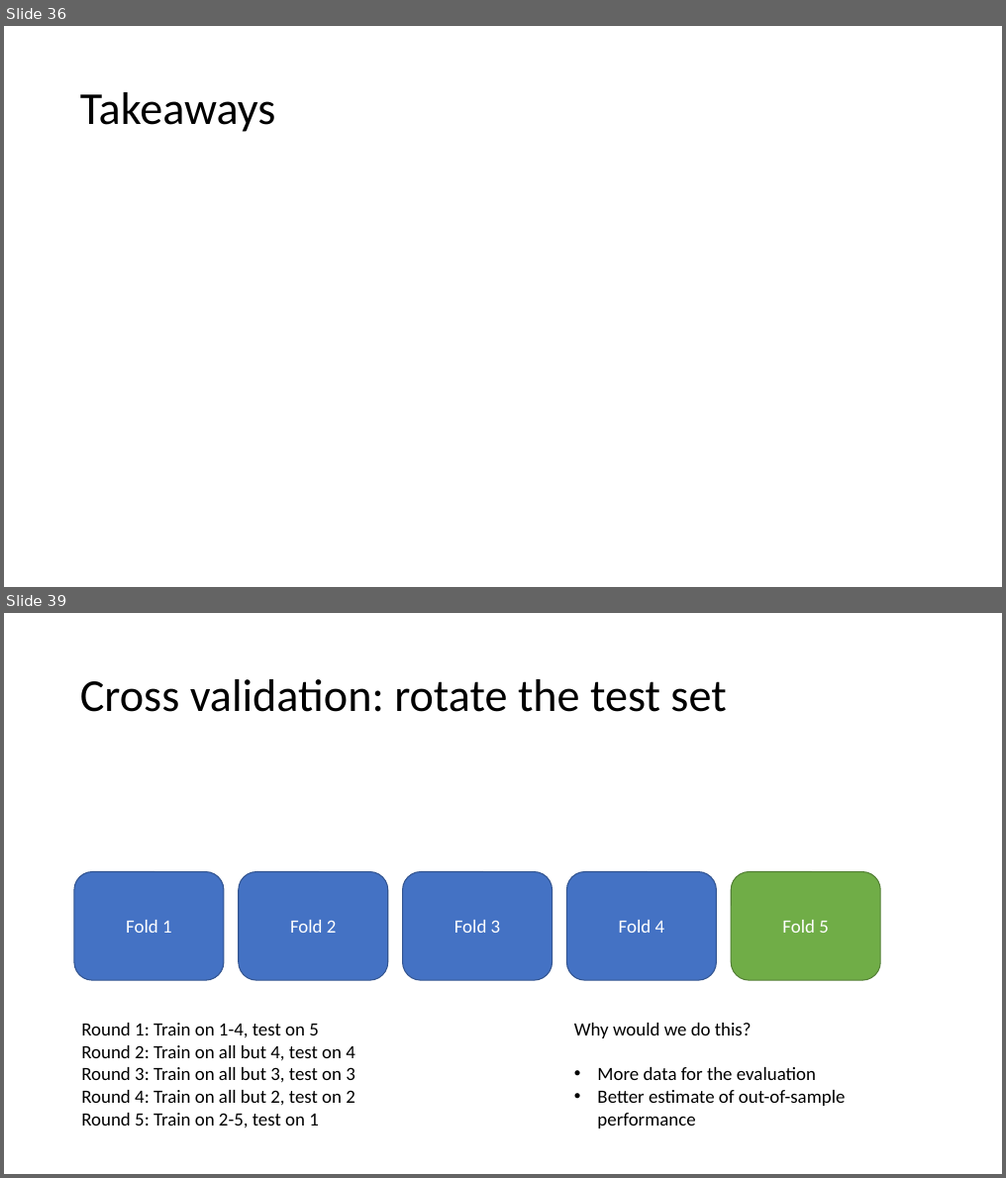
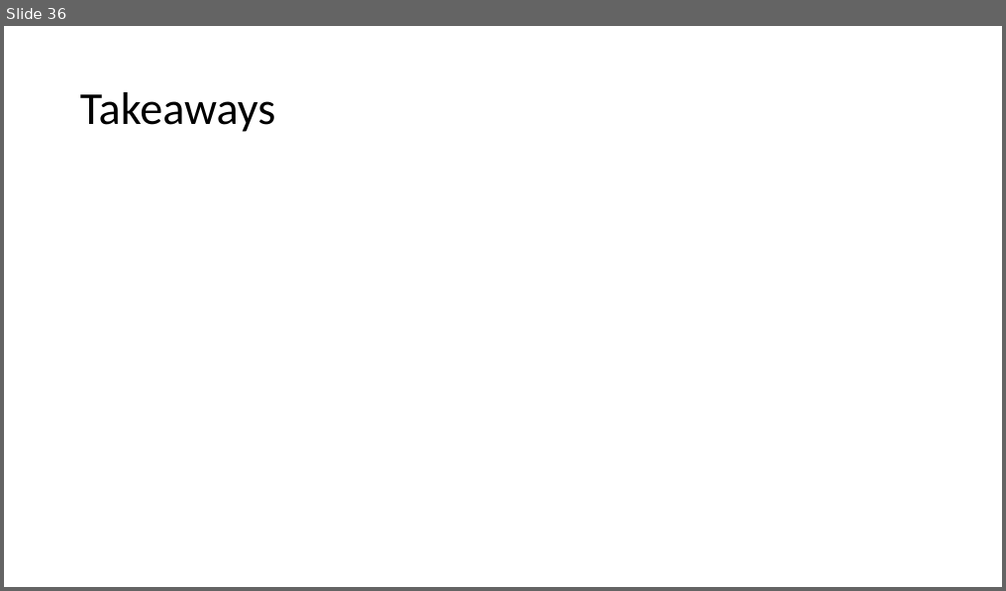
Before and after one commit to mengelhard/mmci_applied_ds, a slide deck: lectures/mitigating_overfitting.pptx. Shown one above the other, each under a label of ours: slides 36 and 39 before the commit, slide 36 after it; the slides between them are not shown. The pictures are 1006x1178 and 1006x591 pixels, drawn with LibreOffice and Linux fonts; fonts in the diff are those of the drawing; grey boxes stand for pictures. Boxes give left, top, right and bottom in pixels: in the first picture for what was removed or moved away, otherwise in the second. Text is boxed around its words. In the diff, an @@ line names an element or a change of style, - is before the commit and + after.

```diff
--- a/lectures/mitigating_overfitting.pptx
+++ b/lectures/mitigating_overfitting.pptx
@@ slide 39 removed at bbox=[4, 613, 1002, 1174], background #FFFFFF @@
@@ title removed at bbox=[80, 679, 726, 712] @@
-Cross validation: rotate the test set
@@ rounded rectangle removed at bbox=[74, 872, 224, 980] @@
-Fold 1
@@ rounded rectangle removed at bbox=[239, 872, 388, 980] @@
-Fold 2
@@ rounded rectangle removed at bbox=[403, 872, 552, 980] @@
-Fold 3
@@ rounded rectangle removed at bbox=[567, 872, 717, 980] @@
-Fold 4
@@ rounded rectangle removed at bbox=[731, 872, 880, 980] @@
-Fold 5
@@ text removed at bbox=[81, 1023, 355, 1129] @@
-Round 1: Train on 1-4, test on 5
-Round 2: Train on all but 4, test on 4
-Round 3: Train on all but 3, test on 3
-Round 4: Train on all but 2, test on 2
-Round 5: Train on 2-5, test on 1
@@ text removed at bbox=[574, 1023, 846, 1129] @@
-Why would we do this?
-• More data for the evaluation
-• Better estimate of out-of-sample performance
```
Also in this commit, not shown: 3 other slides removed, 9 other files.
